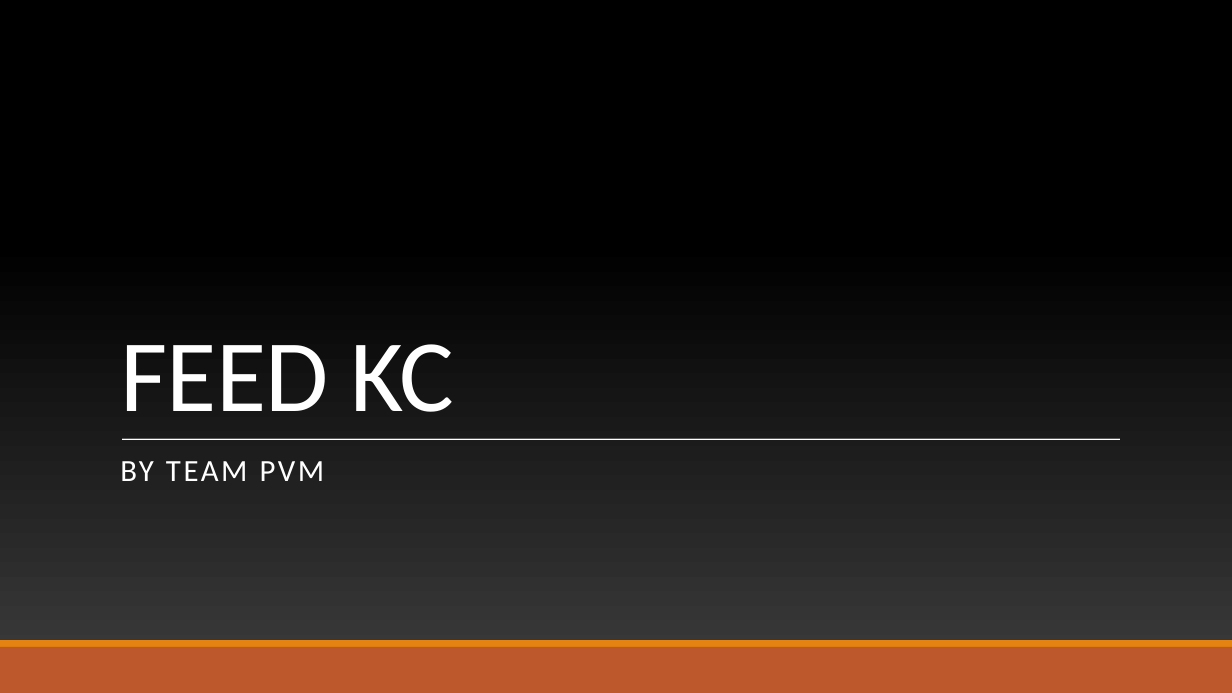
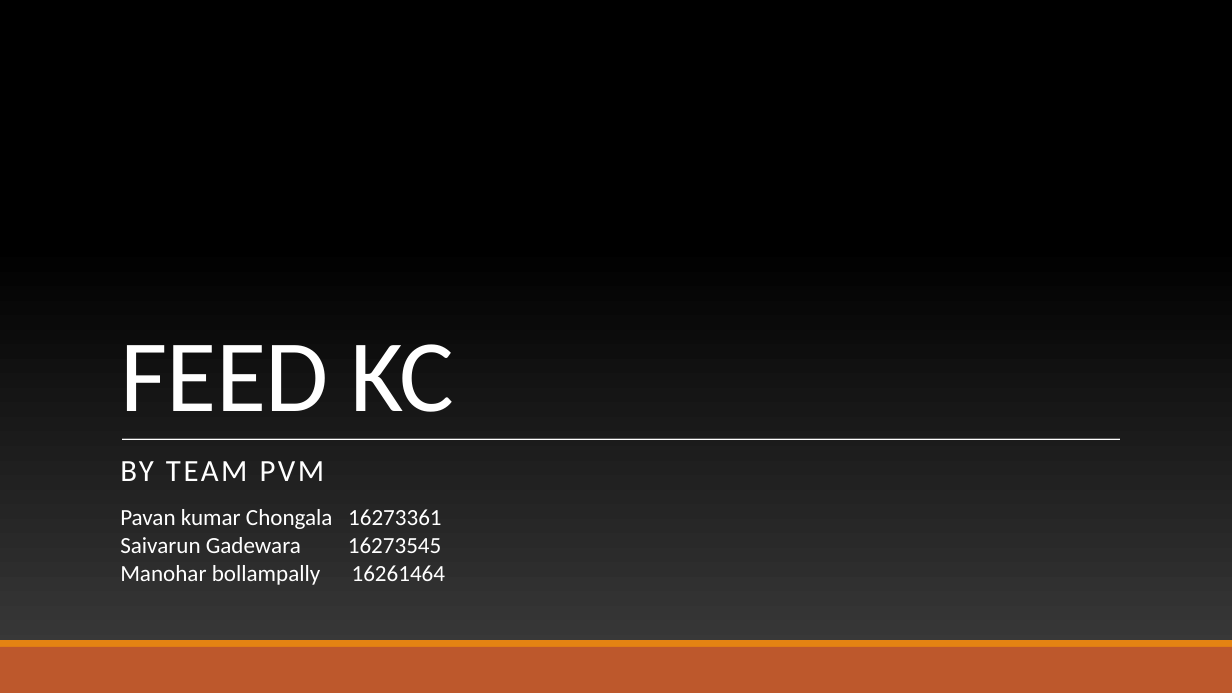
Before and after one commit to srikarpavan/UMKCHackathon_fall2019, a slide deck: slide 1 of doc/Hackthon_feedkc.pptx. Drawn at 1232x693 pixels with LibreOffice and Linux fonts; fonts in the diff are those of the drawing; background and template pictures are left out. Boxes give left, top, right and bottom in pixels: in the first picture for what was removed or moved away, otherwise in the second. Text is boxed around its words. In the diff, an @@ line names an element or a change of style, - is before the commit and + after.

```diff
--- a/doc/Hackthon_feedkc.pptx
+++ b/doc/Hackthon_feedkc.pptx
@@ text added at (x1=120, y1=509, x2=446, y2=585), 18 pt, text #FFFFFF @@
+Pavan kumar Chongala 16273361
+Saivarun Gadewara 16273545
+Manohar bollampally 16261464
```
Also in this commit, not shown: 4 other slides changed.
